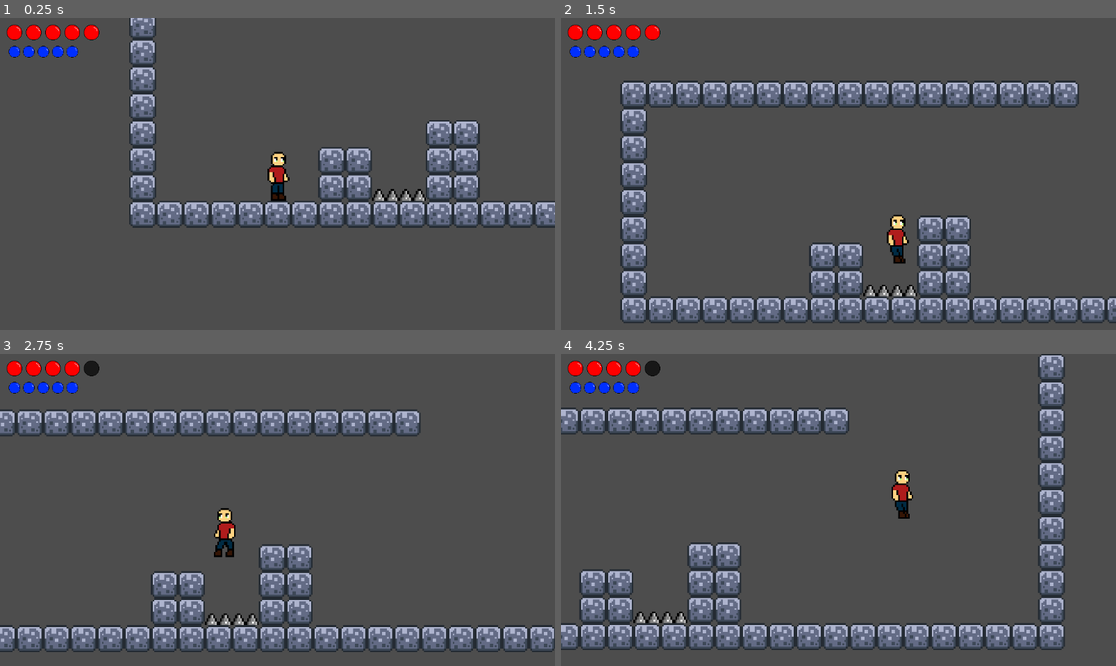
Above: before the commit, frames 1-4 (two rows, left to right).
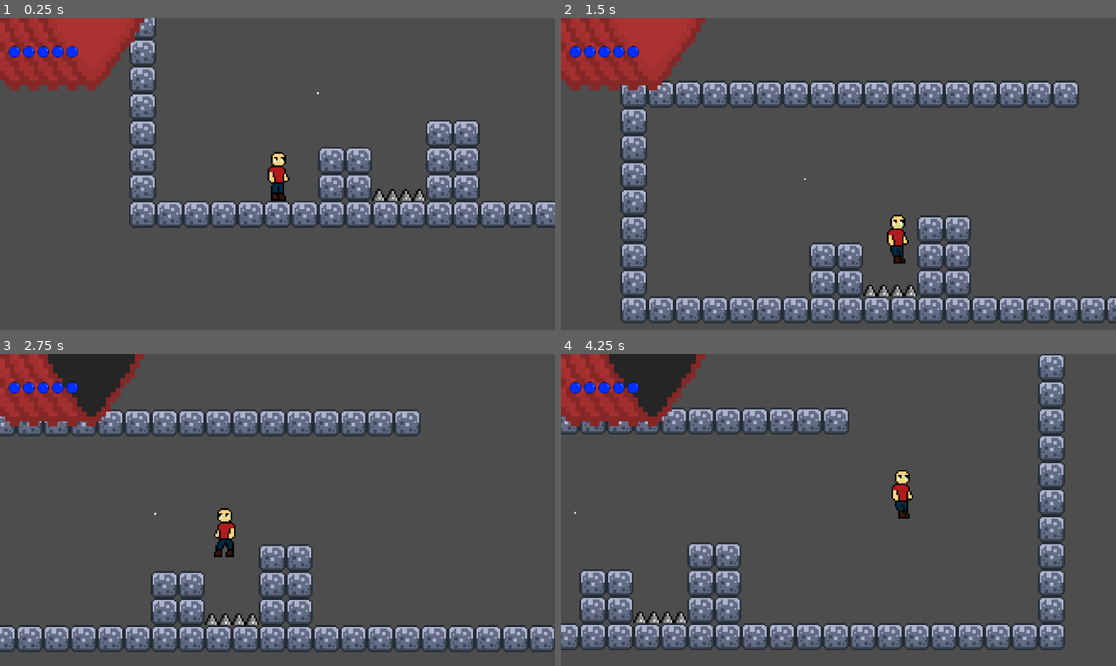
Above: after the commit, the same moments.

Repository: EduTOdev/BlockWorld
Game: Godot game, scene res://Stage/game.tscn
Same seed, same stepped clock (60 frames per second), same inputs: the game is played once before the commit and once after it.
Inputs (mouse positions are in pixels of both pictures, inside the frame that each line leads up to):
- Up to frame 1 (0.25 s): no input
- Up to frame 2 (1.5 s): tap Enter (ui_accept) at 0.5, 0.77 s; move the mouse to (960, 158) at 0.52 s; hold Shift (Dash) 0.53-1.28 s; hold Right (ui_right) from 0.53 s (still down); click (960, 158) at 0.67 s; move the mouse to (727, 189) at 1.27 s; tap Shift (Dash) at 1.35 s
- Up to frame 3 (2.75 s): tap Enter (ui_accept) at 1.52 s; move the mouse to (333, 441) at 2.02 s; release Right (ui_right) at 2.03 s; hold Left (ui_left) from 2.03 s (still down); hold Shift (Dash) from 2.03 s (still down)
- Up to frame 4 (4.25 s): move the mouse to (810, 572) at 2.77 s; release Left (ui_left) at 2.78 s; release Shift (Dash) at 2.78 s; hold Right (ui_right) from 2.78 s (still down); tap Shift (Dash) at 2.85 s; click (810, 572) at 2.92 s; tap Enter (ui_accept) at 3.02, 3.77 s; move the mouse to (1005, 556) at 3.52 s; hold Shift (Dash) from 3.53 s (still down)

The runs differ from the first frame. In frame 1, 4.7% of the frame differs, in the area x 0-58%, y 0-25%; in frame 2, 4.7%; in frame 3, 4.5%; in frame 4, 4.5%.

Commit message:
Pasando lo ultimo de la lap a la pc

Diff:
--- a/testmetodologiasagiles/weapons/Laser/laser.tscn
+++ b/testmetodologiasagiles/weapons/Laser/laser.tscn
@@ -5,4 +5,10 @@
 [node name="Laser" type="Node2D"]
 script = ExtResource("1_qnqx8")
 
-[node name="Sprite2D" type="Sprite2D" parent="."]
+[node name="Line2D" type="Line2D" parent="."]
+
+[node name="CastingParticles2D" type="GPUParticles2D" parent="."]
+
+[node name="BeamParticles2D" type="GPUParticles2D" parent="."]
+
+[node name="CollisionParticles2D" type="GPUParticles2D" parent="."]
Binary file changed: testmetodologiasagiles/Player/HUD/HP/CorazonFull.png
Binary file changed: testmetodologiasagiles/Player/HUD/HP/CorazonFullNo.png
